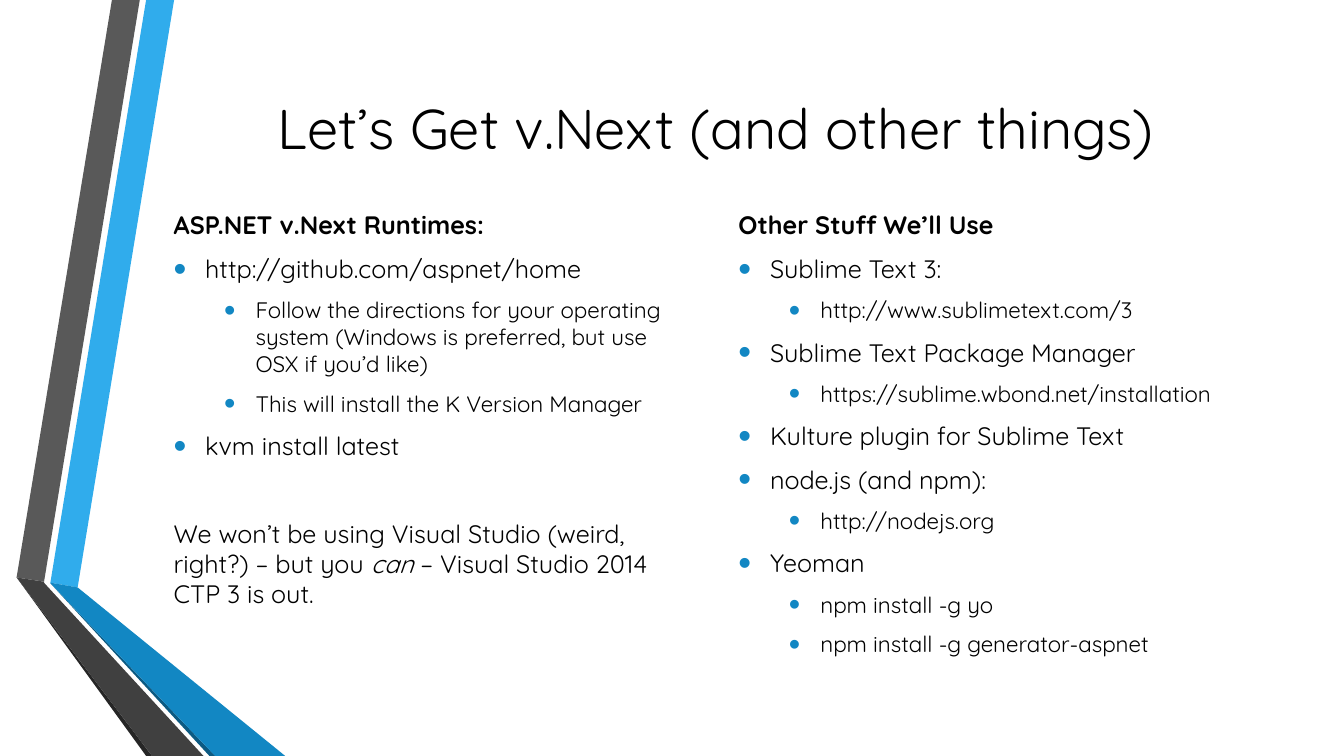
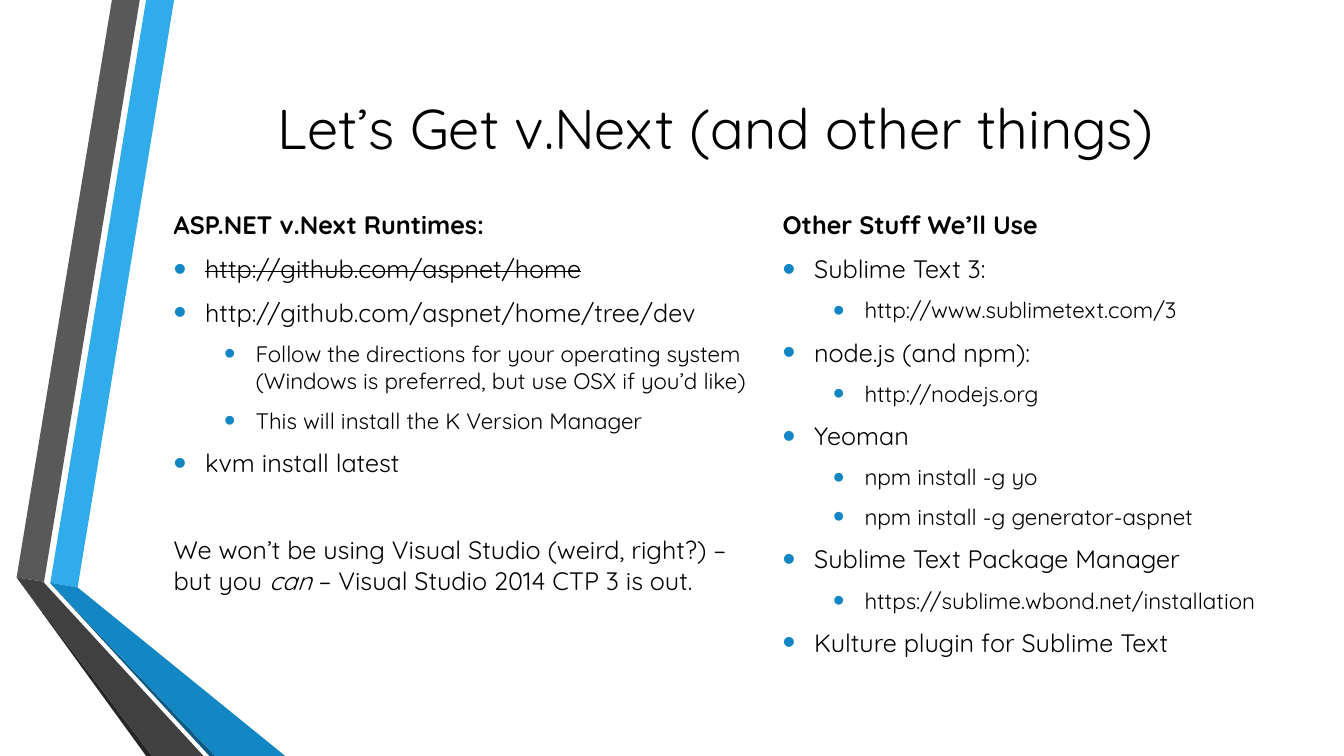
Before and after one commit to cabarney/ASP.NET-v.Next-Talk, a slide deck: slide 11 of Getting to Know ASP.pptx. Drawn at 1344x756 pixels with LibreOffice and Linux fonts; fonts in the diff are those of the drawing; background and template pictures are left out. Boxes give left, top, right and bottom in pixels: in the first picture for what was removed or moved away, otherwise in the second. Text is boxed around its words. In the diff, an @@ line names an element or a change of style, - is before the commit and + after.

```diff
--- a/Getting to Know ASP.pptx
+++ b/Getting to Know ASP.pptx
@@ text "Other Stuff We’ll Use": place and size @@
-text "Other Stuff We’ll Use" at (738,215,1210,657)
+text "Other Stuff We’ll Use" at (783,215,1255,657)
@@ text at (205,258,581,283): strikethrough on in "http://github.com/aspnet/home" @@
@@ text at (205,302,695,327): paragraph added @@
+• http://github.com/aspnet/home/tree/dev
@@ text at (770,343,1210,450): paragraphs removed @@
-• Sublime Text Package Manager
-  • https://sublime.wbond.net/installation
-• Kulture plugin for Sublime Text
@@ text at (814,549,1255,657): paragraphs added @@
+• Sublime Text Package Manager
+  • https://sublime.wbond.net/installation
+• Kulture plugin for Sublime Text
```
Also in this commit, not shown: 1 other slide changed.
